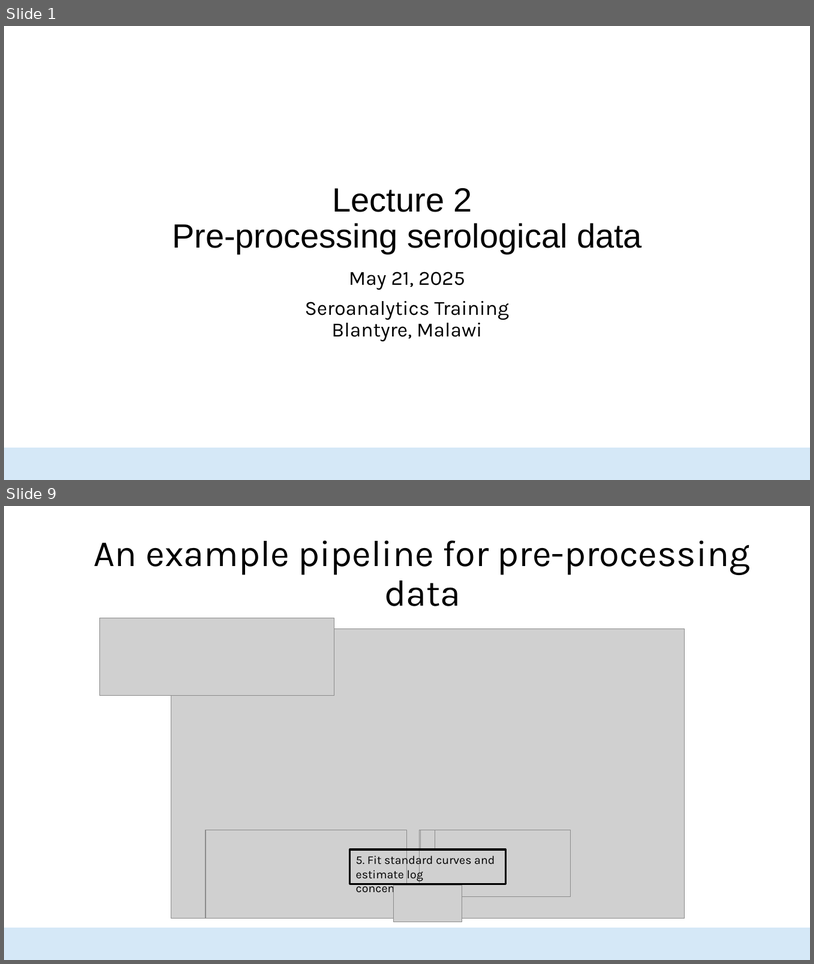
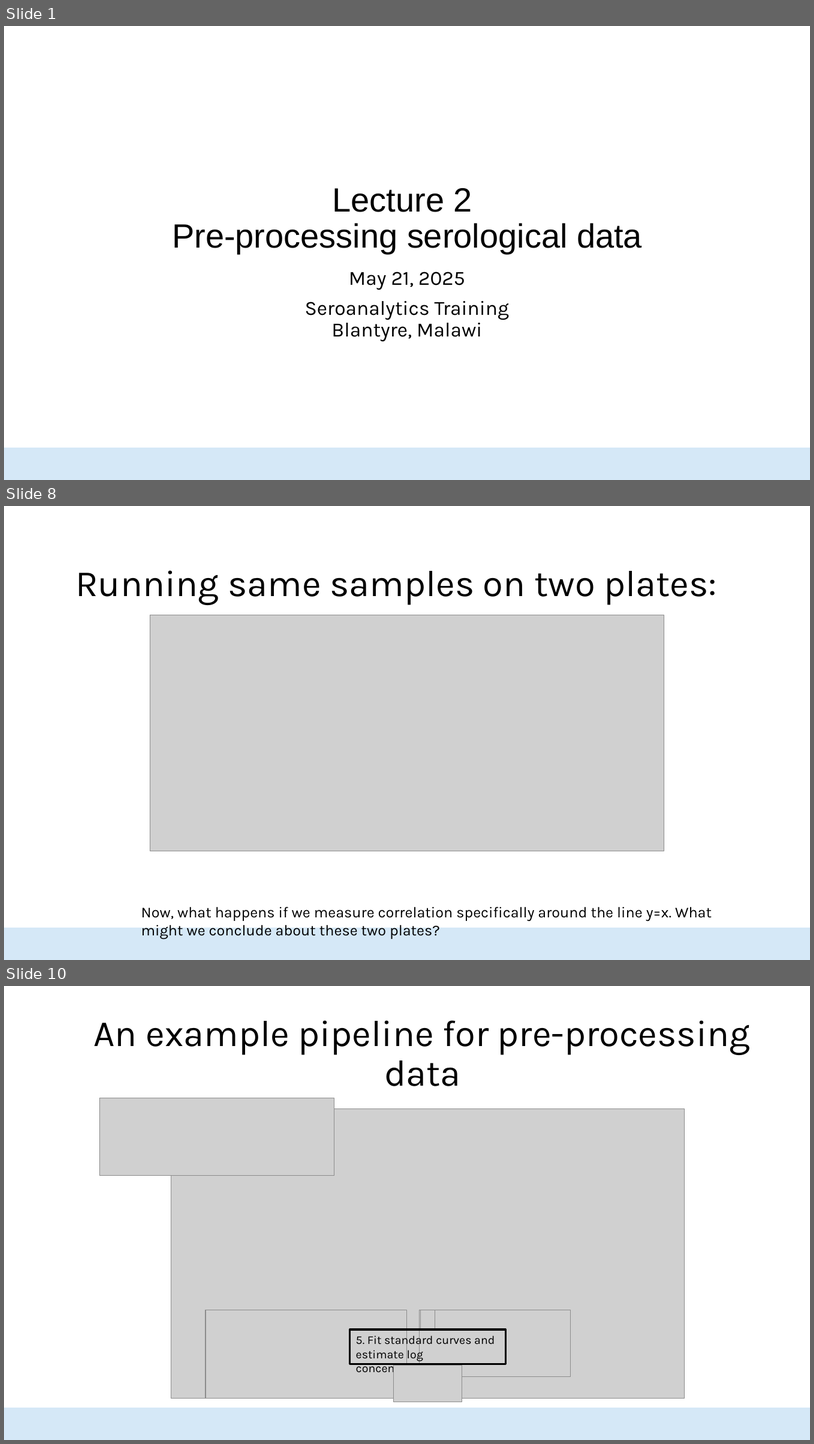
Before and after one commit to HopkinsIDD/seroanalytics_workshop, a slide deck: Lecture 2/Lecture 2 draft V2.pptx. Shown one above the other, each under a label of ours: slides 1 and 9 before the commit, slides 1, 8 and 10 after it; the slides between them are not shown. The pictures are 814x964 and 814x1444 pixels, drawn with LibreOffice and Linux fonts; fonts in the diff are those of the drawing; grey boxes stand for pictures; background and template pictures are left out. Boxes give left, top, right and bottom in pixels: in the first picture for what was removed or moved away, otherwise in the second. Text is boxed around its words. In the diff, an @@ line names an element or a change of style, - is before the commit and + after.

```diff
--- a/Lecture 2/Lecture 2 draft V2.pptx
+++ b/Lecture 2/Lecture 2 draft V2.pptx
@@ slide 8 added at bbox=[4, 506, 810, 960], background #FFFFFF; not listed: 1 template element that a slide beside it also shows @@
@@ text added at bbox=[75, 570, 717, 605], 44 pt, text #000000 @@
+Running same samples on two plates:
@@ picture added at bbox=[150, 615, 665, 850] @@
@@ text added at bbox=[141, 906, 712, 939], 18 pt, text #000000 @@
+Now, what happens if we measure correlation specifically around the line y=x. What might we conclude about these two plates?
@@ what was slide 9 is now slide 10 @@
```
Also in this commit, not shown: 12 slides changed, 8 other slides added, 17 slides removed.
